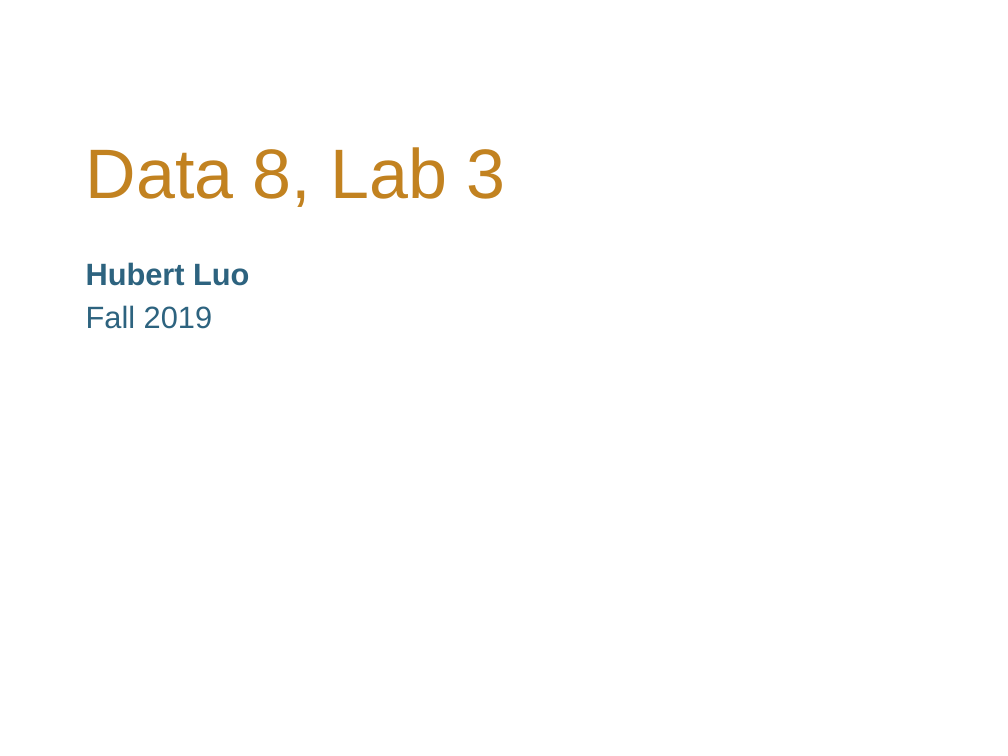
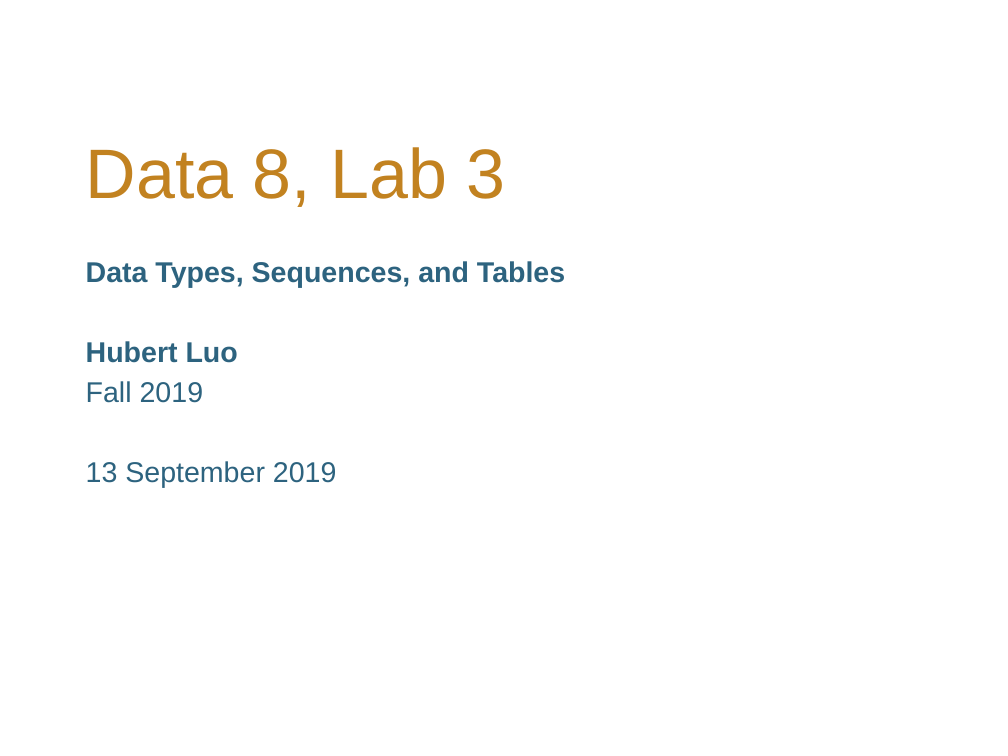
Before and after one commit to hLuo27/teaching, a slide deck: slide 1 of data8/slides/lab3.pptx. Drawn at 1008x756 pixels with LibreOffice and Linux fonts; fonts in the diff are those of the drawing; background and template pictures are left out. Boxes give left, top, right and bottom in pixels: in the first picture for what was removed or moved away, otherwise in the second. Text is boxed around its words. In the diff, an @@ line names an element or a change of style, - is before the commit and + after.

```diff
--- a/data8/slides/lab3.pptx
+++ b/data8/slides/lab3.pptx
@@ subtitle at (x1=86, y1=261, x2=565, y2=288): paragraph added @@
+Data Types, Sequences, and Tables
@@ subtitle at (x1=86, y1=341, x2=238, y2=403): size 22 to 20.4 pt in "Hubert Luo", "Fall 2019" @@
@@ subtitle at (x1=86, y1=461, x2=337, y2=488): paragraph added @@
+13 September 2019
```
Also in this commit, not shown: 2 other slides changed, 7 slides added, 5 slides removed, 9 other files.
